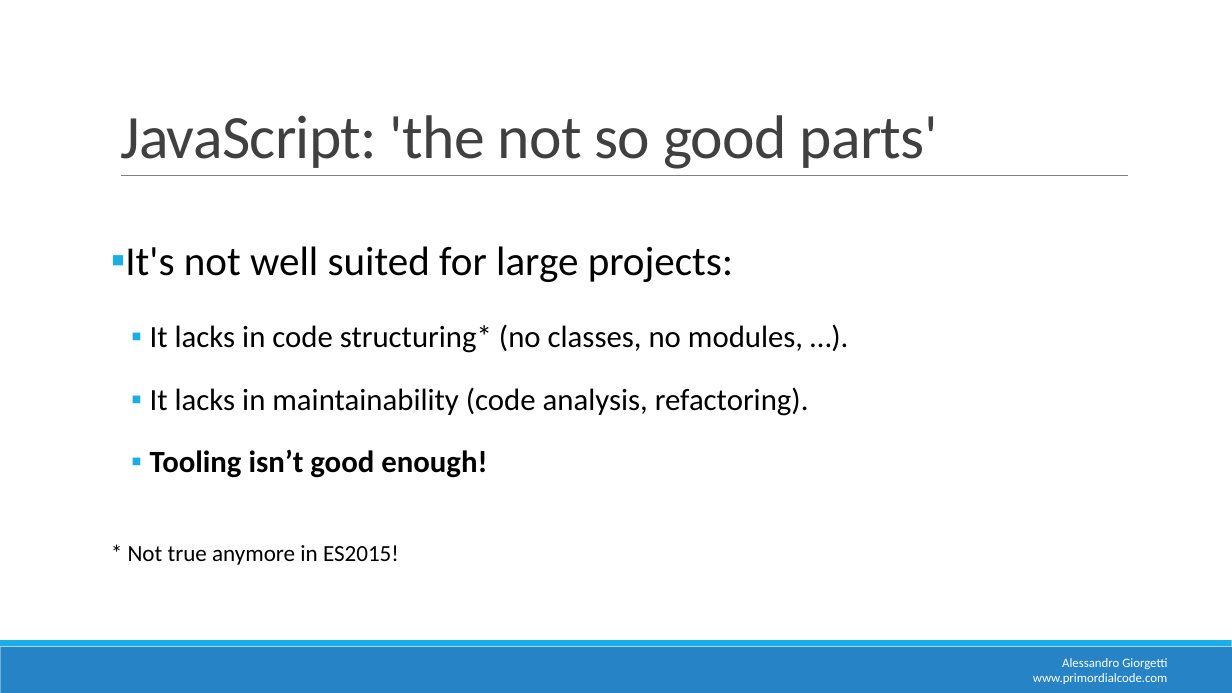
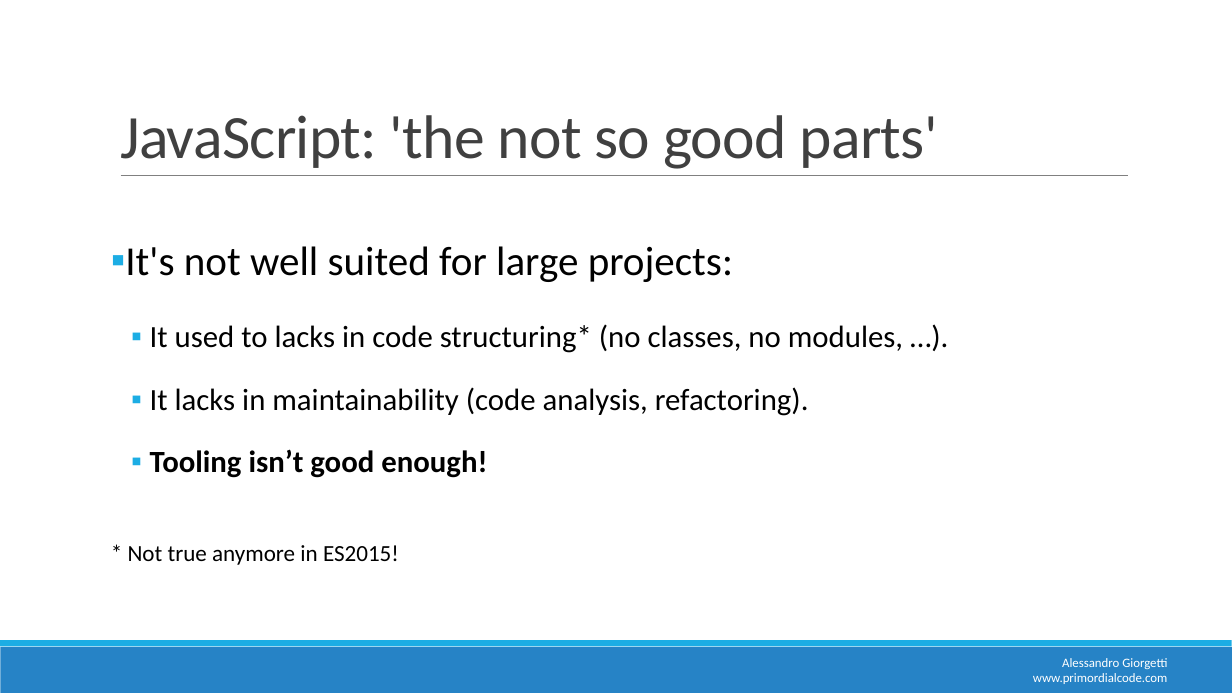
Before and after one commit to AGiorgetti/MEAN_TypeScriptIntro, a slide deck: slide 7 of AngularMEAN-TypeScript.pptx. Drawn at 1232x693 pixels with LibreOffice and Linux fonts; fonts in the diff are those of the drawing; background and template pictures are left out. Boxes give left, top, right and bottom in pixels: in the first picture for what was removed or moved away, otherwise in the second. Text is boxed around its words. In the diff, an @@ line names an element or a change of style, - is before the commit and + after.

```diff
--- a/AngularMEAN-TypeScript.pptx
+++ b/AngularMEAN-TypeScript.pptx
@@ text at [150, 324, 903, 353]: text changed @@
-  ▪ It lacks in code structuring* (no classes, no modules, …).
+  ▪ It used to lacks in code structuring* (no classes, no modules, …).
```
Also in this commit, not shown: 8 other slides changed.
